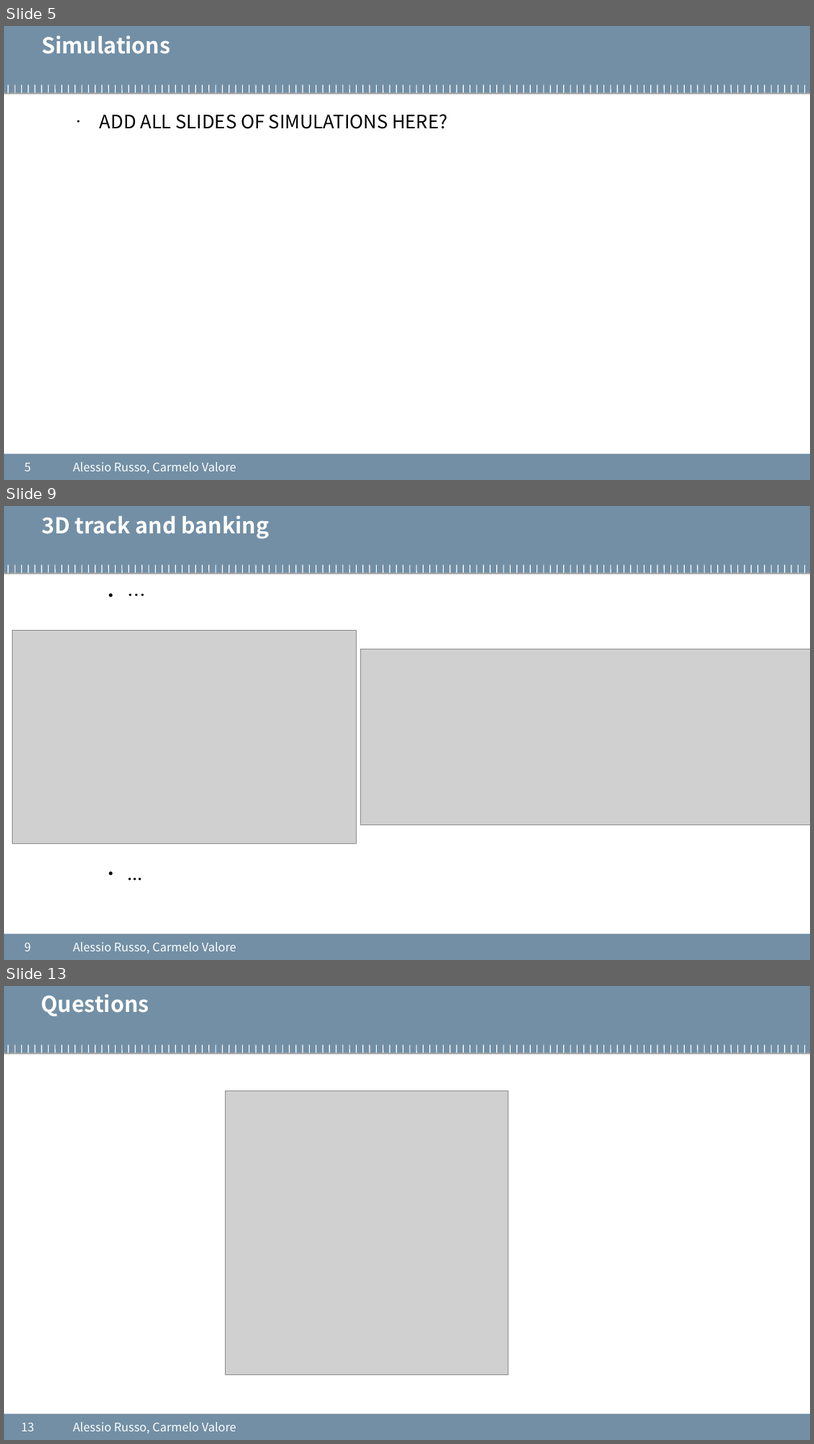
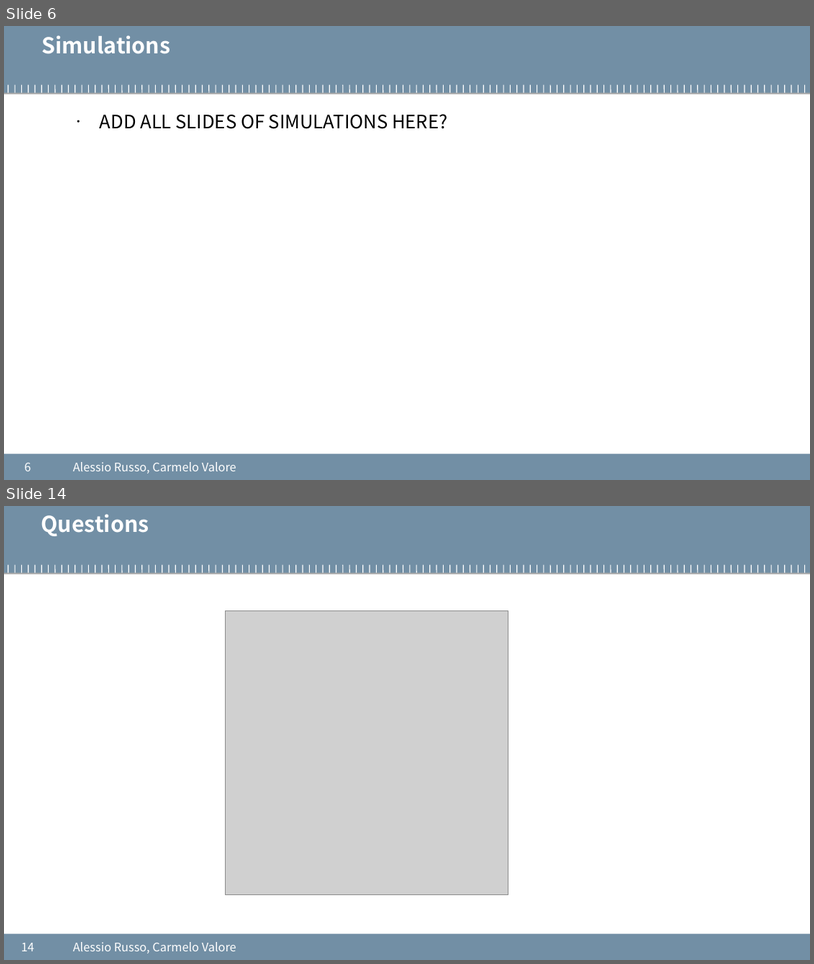
Before and after one commit to cvalore/mida2-project, a slide deck: presentations/20200824_meeting5.pptx. Shown one above the other, each under a label of ours: slides 5, 9 and 13 before the commit, slides 6 and 14 after it; the slides between them are not shown. The pictures are 814x1444 and 814x964 pixels, drawn with LibreOffice and Linux fonts; fonts in the diff are those of the drawing; grey boxes stand for pictures; background and template pictures are left out. Boxes give left, top, right and bottom in pixels: in the first picture for what was removed or moved away, otherwise in the second. Text is boxed around its words. In the diff, an @@ line names an element or a change of style, - is before the commit and + after.

```diff
--- a/presentations/20200824_meeting5.pptx
+++ b/presentations/20200824_meeting5.pptx
@@ slide 9 removed at <box>4,506,810,960</box>, background #FFFFFF; not listed: 122 template elements that a slide beside it also shows @@
@@ text removed at <box>41,515,270,539</box> @@
-3D track and banking
@@ text removed at <box>36,580,778,926</box> @@
-    ● …
-    ● ...
@@ picture removed at <box>13,630,357,844</box> @@
@@ picture removed at <box>361,649,810,824</box> @@
@@ page number removed at <box>24,942,31,951</box> @@
-9
@@ text removed at <box>73,942,237,953</box> @@
-Alessio Russo, Carmelo Valore
@@ what was slide 5 is now slide 6 @@
@@ page number at <box>24,462,31,471</box>: text changed @@
-5
+6
@@ what was slide 13 is now slide 14 @@
@@ page number at <box>21,942,34,951</box>: text changed @@
-13
+14
```
Also in this commit, not shown: 5 slides changed, 7 slides added, 5 other slides removed.
